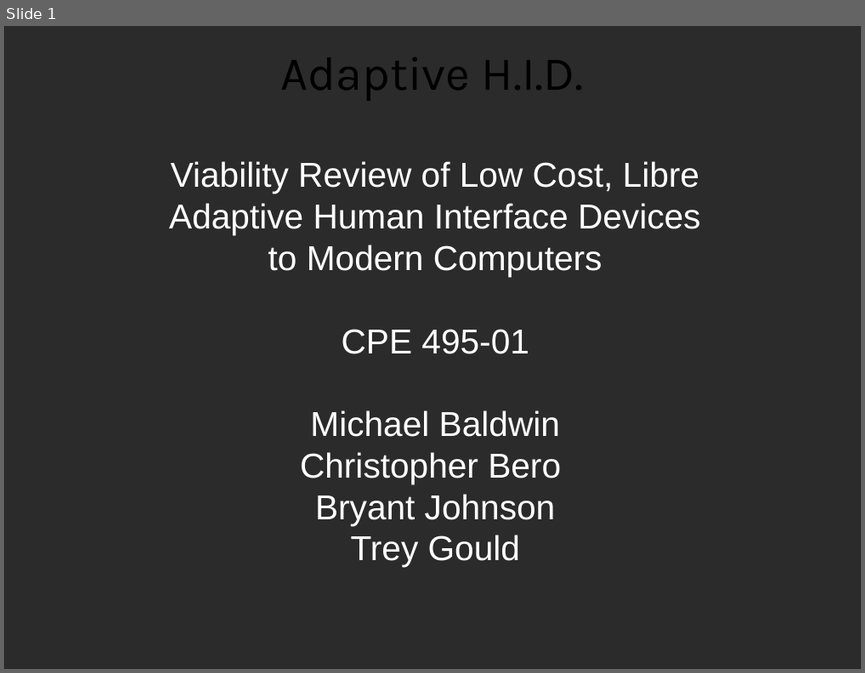
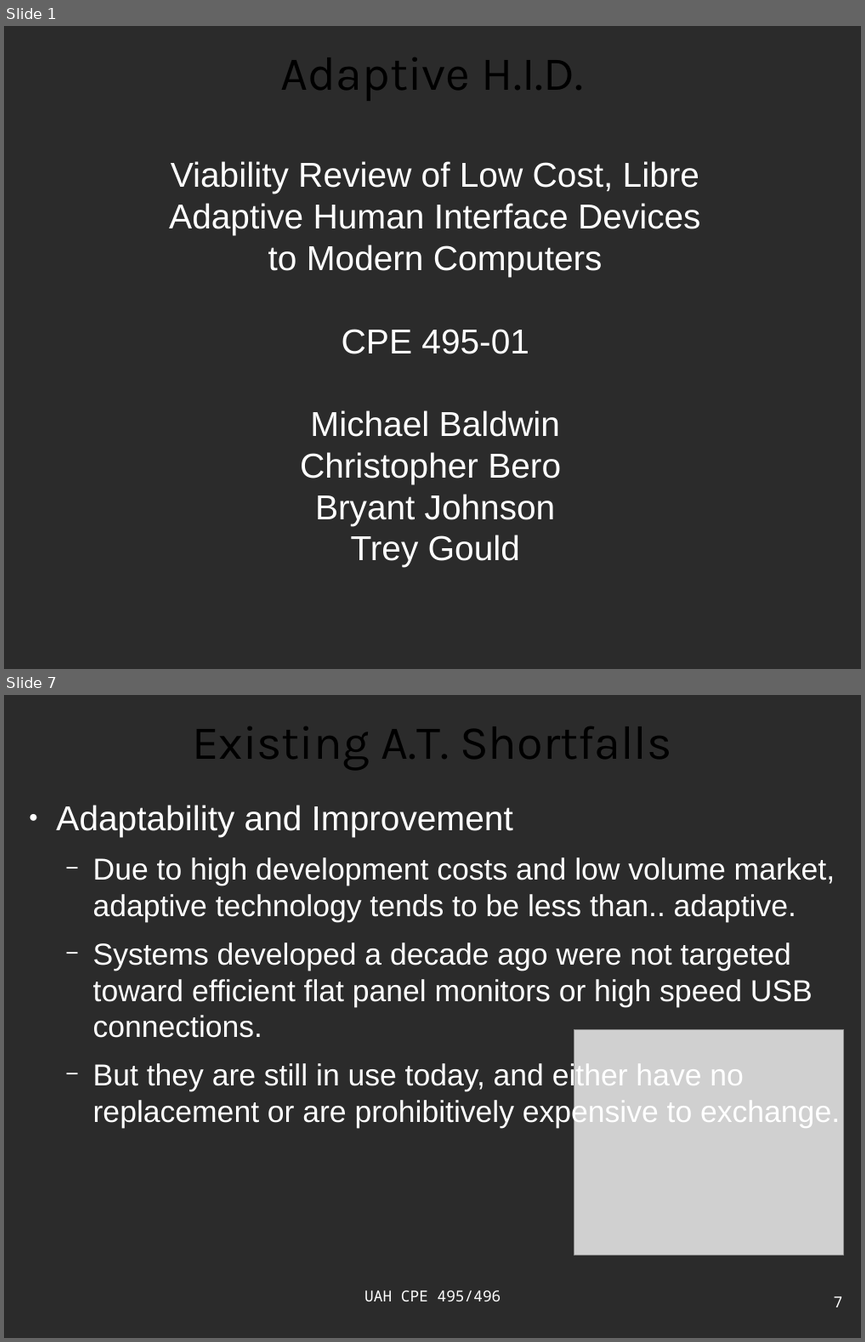
Before and after one commit to ctag/cpe495, a slide deck: projectProposal/presentation_bero.odp. Shown one above the other, each under a label of ours: slide 1 before the commit, slides 1 and 7 after it; the slides between them are not shown. The pictures are 865x673 and 865x1342 pixels, drawn with LibreOffice and Linux fonts; fonts in the diff are those of the drawing; grey boxes stand for pictures; background and template pictures are left out; a plain dark background stands for a picture behind light text. Boxes give left, top, right and bottom in pixels: in the first picture for what was removed or moved away, otherwise in the second. Text is boxed around its words. In the diff, an @@ line names an element or a change of style, - is before the commit and + after.

```diff
--- a/projectProposal/presentation_bero.odp
+++ b/projectProposal/presentation_bero.odp
@@ slide 7 added at bbox=[4, 695, 861, 1338], background picture (left out) @@
@@ title added at bbox=[192, 726, 672, 770], 44 pt, text #000000 @@
+Existing A.T. Shortfalls
@@ text added at bbox=[56, 805, 840, 1128], 28 pt, text #FFFFFF @@
+● Adaptability and Improvement
+  − Due to high development costs and low volume market, adaptive technology tends to be less than.. adaptive.
+  − Systems developed a decade ago were not targeted toward efficient flat panel monitors or high speed USB connections.
+  − But they are still in use today, and either have no replacement or are prohibitively expensive to exchange.
@@ picture added at bbox=[574, 1029, 844, 1255] @@
@@ text added at bbox=[364, 1290, 501, 1301], 14 pt, text #FFFFFF @@
+UAH CPE 495/496
@@ page number added at bbox=[834, 1296, 843, 1307], 14 pt, text #FFFFFF @@
+7
```
Also in this commit, not shown: 5 slides changed, 14 other slides added, 12 slides removed, 15 other files.
